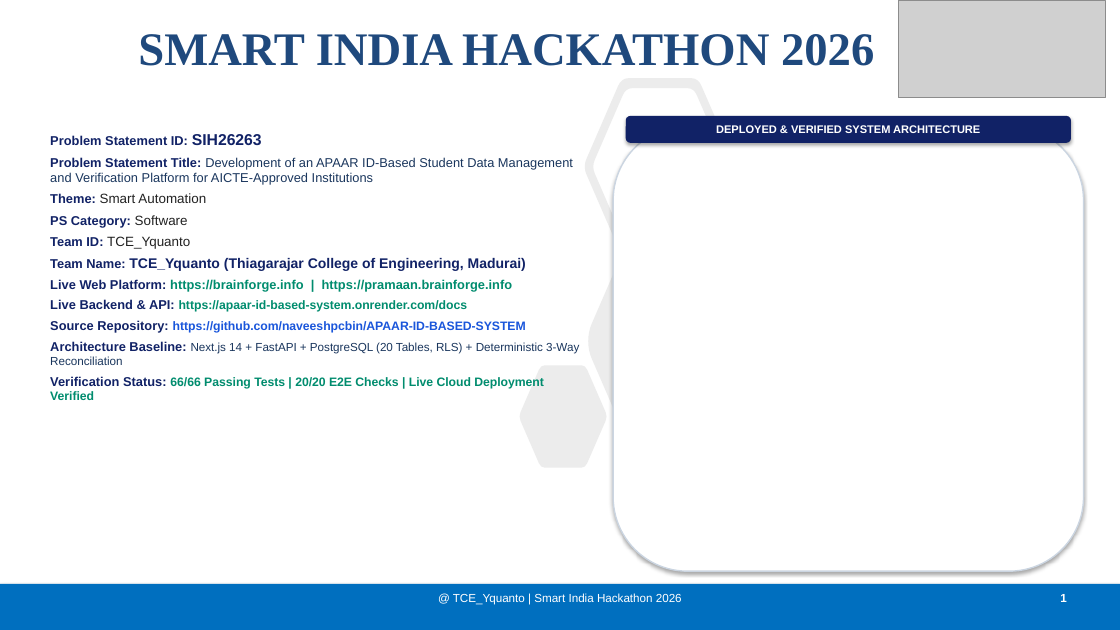
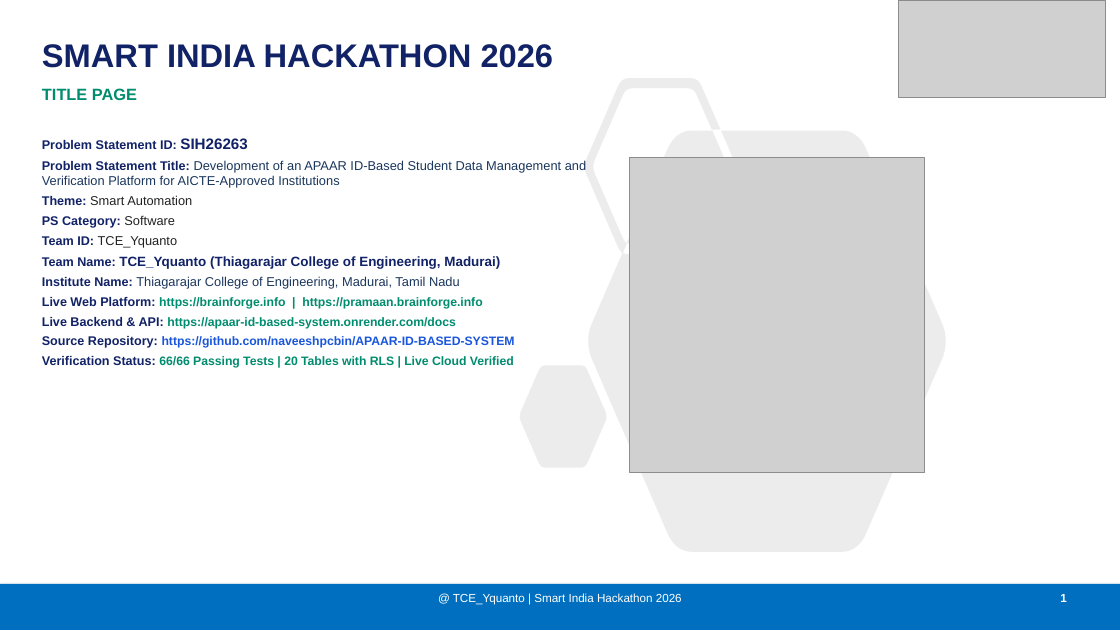
Before and after one commit to naveeshpcbin/APAAR-ID-BASED-SYSTEM, a slide deck: slide 1 of deck/final/PRAMAAN-AICTE_SIH2026_Final.pptx. Drawn at 1120x630 pixels with LibreOffice and Linux fonts; fonts in the diff are those of the drawing; grey boxes stand for pictures. Boxes give left, top, right and bottom in pixels: in the first picture for what was removed or moved away, otherwise in the second. Text is boxed around its words. In the diff, an @@ line names an element or a change of style, - is before the commit and + after.

```diff
--- a/deck/final/PRAMAAN-AICTE_SIH2026_Final.pptx
+++ b/deck/final/PRAMAAN-AICTE_SIH2026_Final.pptx
@@ title "SMART INDIA HACKATHON 2026" moved from (x1=138, y1=34, x2=874, y2=66) to (x1=42, y1=44, x2=554, y2=68) @@
@@ title "SMART INDIA HACKATHON 2026" at (x1=42, y1=44, x2=554, y2=68): size 40 to 28 pt, font Times New Roman to Arial, text colour #1F497D to #112266; alignment centre to left @@
@@ subtitle added at (x1=42, y1=88, x2=137, y2=100), 14 pt, text #008C6E, bold @@
+TITLE PAGE
@@ rounded rectangle removed at (x1=626, y1=116, x2=1071, y2=143) @@
-DEPLOYED & VERIFIED SYSTEM ARCHITECTURE
@@ text "Problem Statement ID: SIH26263" moved from (x1=50, y1=134, x2=579, y2=400) to (x1=42, y1=138, x2=586, y2=369) @@
@@ text at (x1=42, y1=138, x2=586, y2=348): size 11 to 10.8 pt in "Problem Statement ID:", "Problem Statement Title:", "Theme:", "PS Category:" and 5 more places; size 13.5 to 13 pt in "SIH26263"; size 11.5 to 11 pt in "Smart Automation", "Software", "TCE_Yquanto"; size 12 to 11.5 pt in "TCE_Yquanto (Thiagarajar College of Engineering, Madurai)"; size 11 to 10.5 pt in "https://brainforge.info | https://pramaan.brainforge.info" @@
@@ rounded rectangle removed at (x1=613, y1=126, x2=1084, y2=571) @@
@@ picture added at (x1=630, y1=158, x2=924, y2=473) @@
@@ text at (x1=42, y1=276, x2=460, y2=289): paragraph added @@
+Institute Name: Thiagarajar College of Engineering, Madurai, Tamil Nadu
@@ text at (x1=42, y1=356, x2=514, y2=369): text changed; size 10 to 10.5 pt; text colour #1A365D to #008C6E @@
-Architecture Baseline: Next.js 14 + FastAPI + PostgreSQL (20 Tables, RLS) + Deterministic 3-Way Reconciliation
-Verification Status: 66/66 Passing Tests | 20/20 E2E Checks | Live Cloud Deployment Verified
+Verification Status: 66/66 Passing Tests | 20 Tables with RLS | Live Cloud Verified
```
Also in this commit, not shown: 5 other slides changed, 58 other files.
